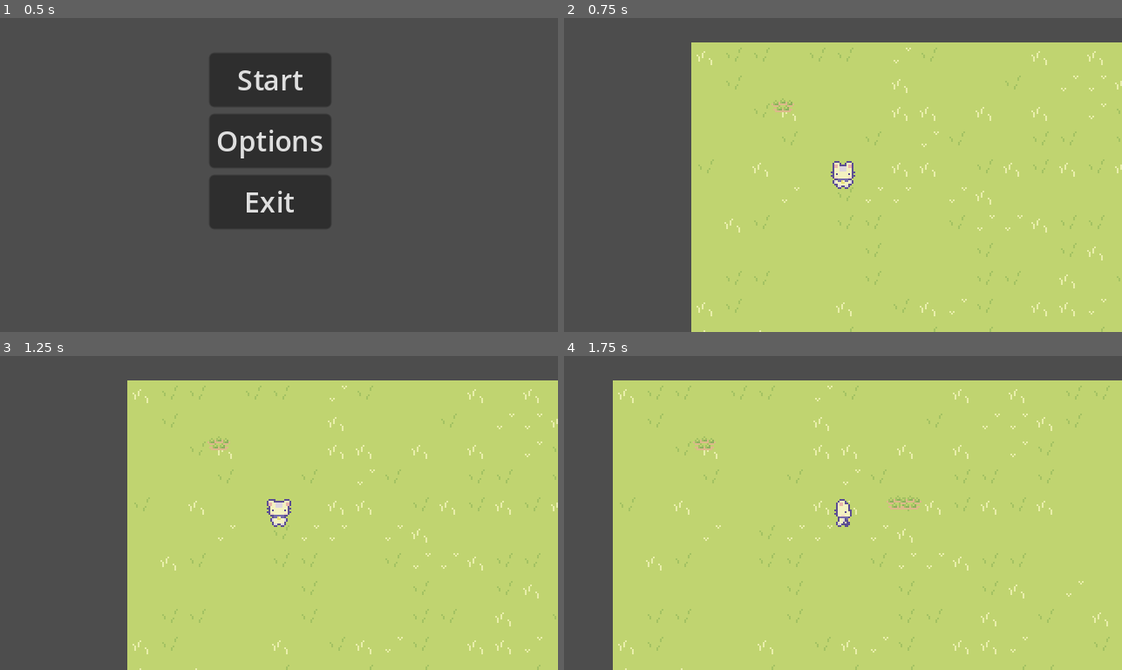
Above: before the commit, frames 1-4 (two rows, left to right).
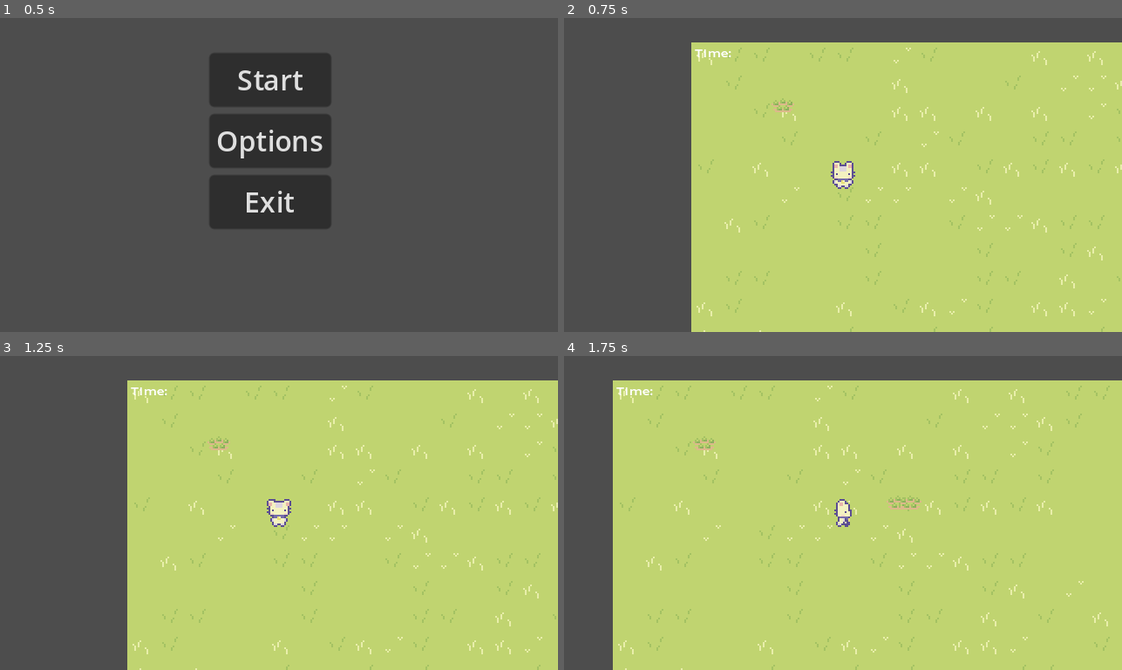
Above: after the commit, the same moments.

Repository: egd3025/everbloom
Game: Godot game, scene res://start_menu.tscn
The game is run twice, just before and just after one commit, with the same random seed, the same clock (stepped at 60 frames per second) and the same inputs.
Inputs (mouse positions are in pixels of both pictures, inside the frame that each line leads up to):
- Up to frame 1 (0.5 s): no input
- Up to frame 2 (0.75 s): click "Start" at 0.5 s
- Up to frame 3 (1.25 s): no input
- Up to frame 4 (1.75 s): move the mouse to (965, 497) at 1.27 s; hold Right (ui_right) from 1.28 s (still down); click (965, 497) at 1.35 s

Frame 1 is identical in both runs. In frame 2, less than 0.1% of the frame differs, in the area x 23-30%, y 10-13%; in frame 3, less than 0.1%; in frame 4, less than 0.1%.

Commit message:
Time Label
Set up a label in the top right that literally just says "Time." Hopefully it will become a timer!

Diff:
--- a/EverBloom/World/world.tscn
+++ b/EverBloom/World/world.tscn
@@ -5,7 +5,7 @@
 [ext_resource type="Script" path="res://Player/Player.gd" id="2_3431q"]
 [ext_resource type="Script" path="res://World/WorldGen.gd" id="2_rlebr"]
 [ext_resource type="Texture2D" uid="uid://br34h1te2q78s" path="res://cup_noodle/Basic Charakter Spritesheet.png" id="4_h38wm"]
-[ext_resource type="PackedScene" uid="uid://byhgnas87o1gb" path="res://Plants/plant.tscn" id="6_sfo2u"]
+[ext_resource type="PackedScene" uid="uid://byhgnas87o1gb" path="res://Plants/Plant.tscn" id="6_sfo2u"]
 
 [sub_resource type="CapsuleShape2D" id="CapsuleShape2D_cplsi"]
 radius = 4.0
@@ -157,3 +157,14 @@
 
 [node name="Plant" parent="." instance=ExtResource("6_sfo2u")]
 position = Vector2(53, 33)
+
+[node name="Label" type="Label" parent="."]
+offset_left = 2.0
+offset_top = 2.0
+offset_right = 26.0
+offset_bottom = 14.0
+scale = Vector2(1, 0.699282)
+theme_override_font_sizes/font_size = 8
+text = "Time: "
+horizontal_alignment = 1
+vertical_alignment = 1
